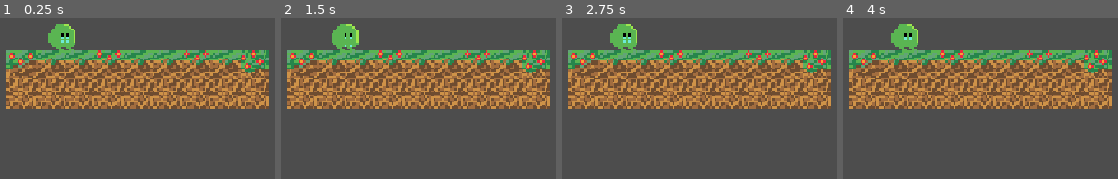
Above: before the commit, frames 1-4 (left to right).
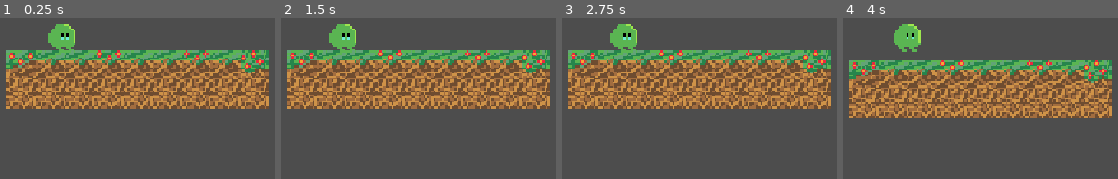
Above: after the commit, the same moments.

Repository: kggzfdtuf/bounceBack
Game: Godot game, scene res://main.tscn
Same seed, same stepped clock (60 frames per second), same inputs: the game is played once before the commit and once after it.
Inputs:
- Up to frame 1 (0.25 s): no input
- Up to frame 2 (1.5 s): tap Enter at 0.5 s
- Up to frame 3 (2.75 s): tap Space at 2 s
- Up to frame 4 (4 s): tap Enter at 3.5 s

The runs differ from the first frame. In frame 1, less than 0.1% of the frame differs, in the area x 22-26%, y 13-16%; in frame 2, 1.3%; in frame 3, 0.9%; in frame 4, 33%, in the area x 2-98%, y 3-63%.

Commit message:
sprite update

Diff:
--- a/main.tscn
+++ b/main.tscn
@@ -19,14 +19,16 @@
 var start_jumping = false
 const CAJOTIE_TIME = 0.05
 var cajotie_time = 0.0
-const JUMP_VELOCITY = -400.0
+const JUMP_VELOCITY = -600.0
 const MAX_JUMP_VELOCITY = -400
 
 func _physics_process(delta: float) -> void:
+	cooldown -= delta
 	if Input.is_action_just_pressed(\"ui_up\") or Input.is_action_just_pressed(\"ui_accept\"):
 		start_jumping = true
 	elif not Input.is_action_pressed(\"ui_up\") and not Input.is_action_pressed(\"ui_accept\"):
 		start_jumping = false
+		$AnimatedSprite2D.play(\"springen\")
 	if is_on_floor():
 		cajotie_time = CAJOTIE_TIME
 	else:
@@ -54,8 +56,18 @@
 	var direction := Input.get_axis(\"ui_left\", \"ui_right\")
 	if direction:
 		velocity.x = direction * SPEED
+		if direction < 0:
+			if is_on_floor():
+				$AnimatedSprite2D.play(\"laufen\")
+			$AnimatedSprite2D.scale.x = -1
+		elif direction > 0:
+			if is_on_floor():
+				$AnimatedSprite2D.play(\"laufen\")
+			$AnimatedSprite2D.scale.x = 1
 	else:
 		velocity.x = move_toward(velocity.x, 0, SPEED)
+		if is_on_floor():
+			$AnimatedSprite2D.play(\"idle\")
 
 
 	var current_time = Time.get_ticks_msec() / 1000
@@ -64,8 +76,9 @@
 		if i < len(history):
 			if current_time - history[i][\"time\"] > 1.5:
 				history.pop_at(i)
-	if Input.is_action_just_pressed(\"ui_cancel\"):
+	if Input.is_action_just_pressed(\"ui_cancel\") and cooldown <= 0:
 		position = history[0][\"pos\"]
+		cooldown = COOLDOWN
 
 	move_and_slide()
 "
@@ -215,11 +228,10 @@
 shape = SubResource("CircleShape2D_1bvp3")
 
 [node name="AnimatedSprite2D" type="AnimatedSprite2D" parent="CharacterBody2D" unique_id=213156986]
-scale = Vector2(1, 1.0031562)
+scale = Vector2(0.997, 1)
 sprite_frames = SubResource("SpriteFrames_cxyn7")
 animation = &"idle"
 autoplay = "idle"
-frame_progress = 0.17183414
 
 [node name="Camera2D" type="Camera2D" parent="CharacterBody2D" unique_id=859814600]
 zoom = Vector2(3, 3)
